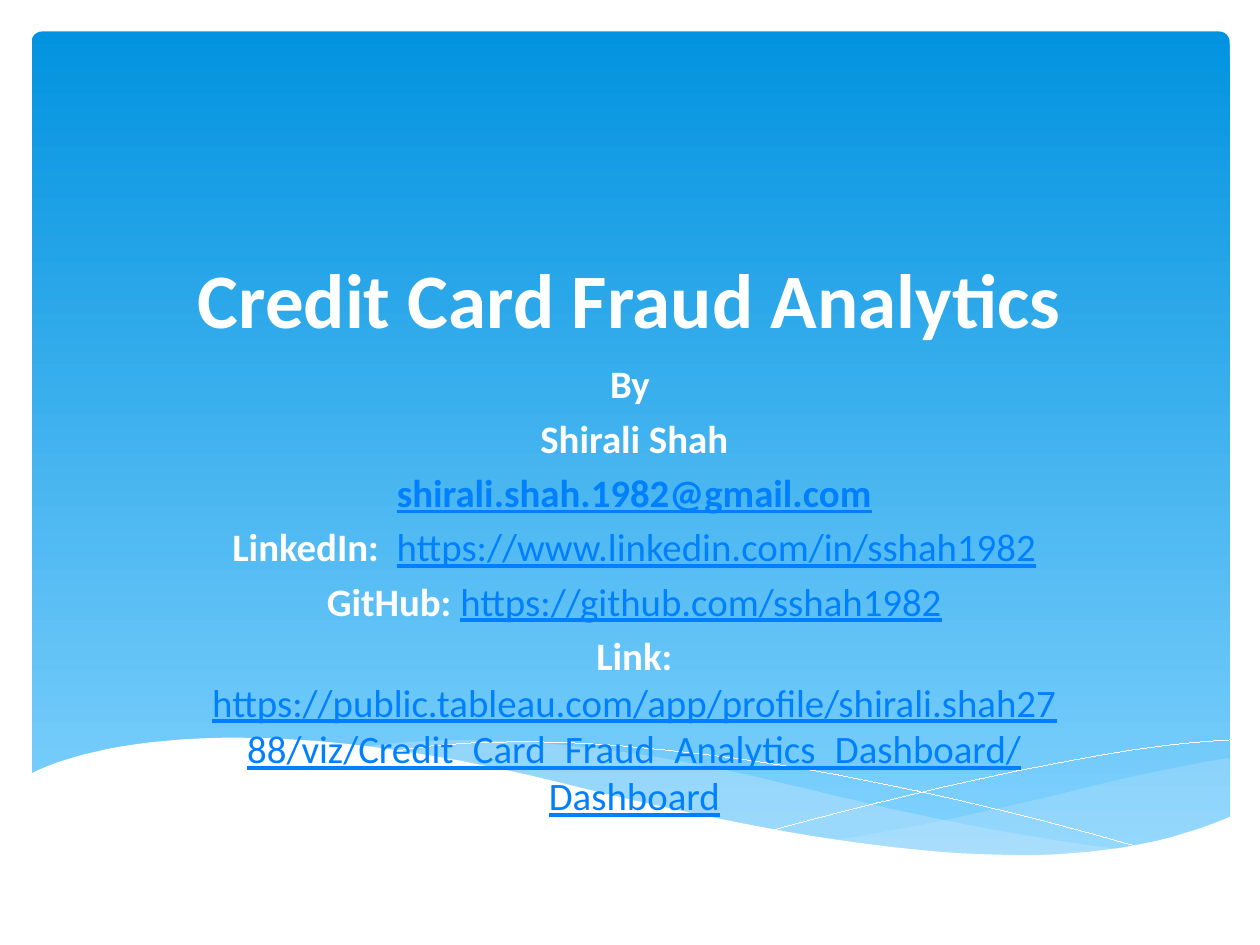
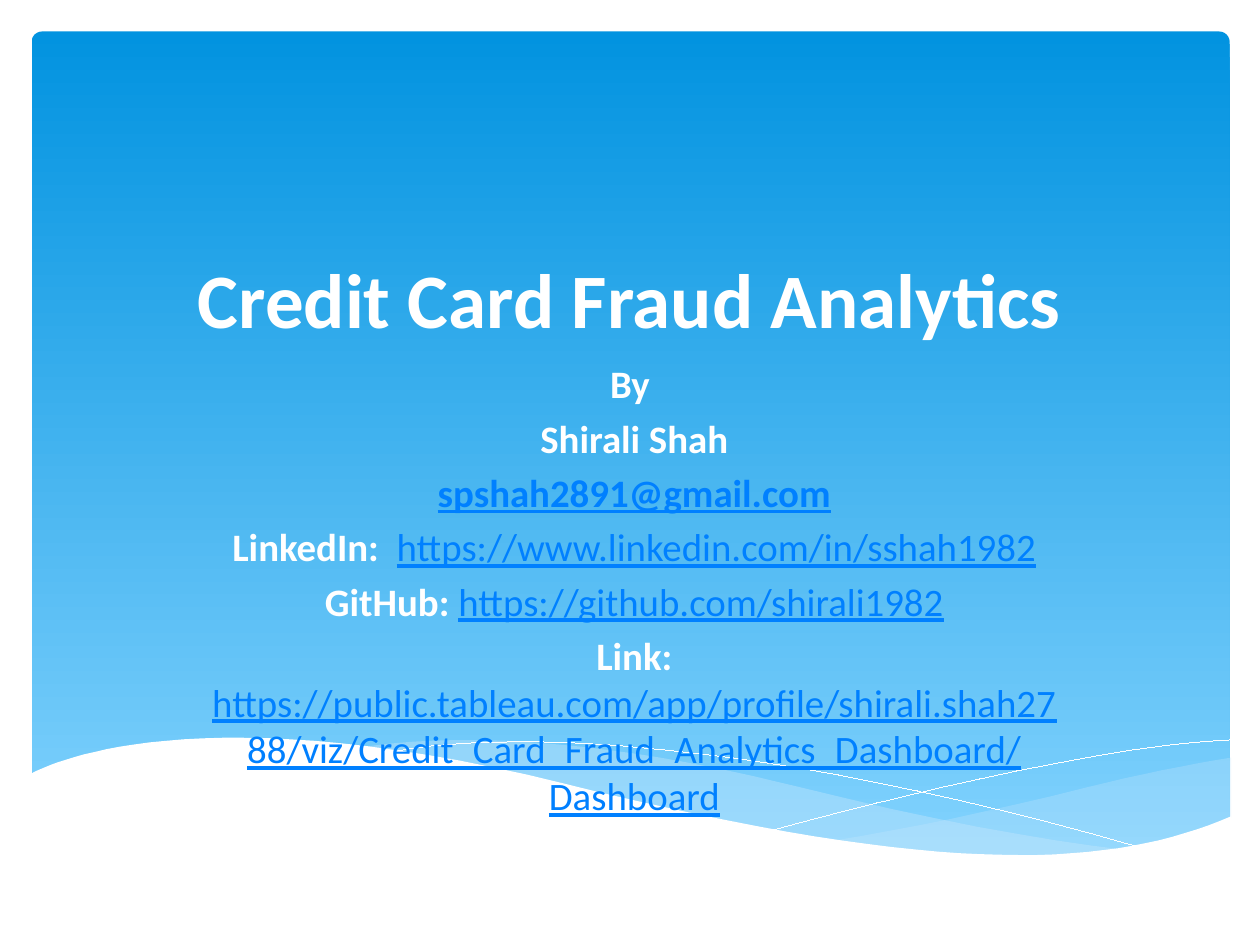
Before and after one commit to shirali1982/Tableau_Dashboards, a slide deck: slide 1 of Credit Card Fraud Analytics Dashboard/presentation/Credit_Card_Fraud_Analytics.pptx. Drawn at 1260x945 pixels with LibreOffice and Linux fonts; fonts in the diff are those of the drawing. Boxes give left, top, right and bottom in pixels: in the first picture for what was removed or moved away, otherwise in the second. Text is boxed around its words. In the diff, an @@ line names an element or a change of style, - is before the commit and + after.

```diff
--- a/Credit Card Fraud Analytics Dashboard/presentation/Credit_Card_Fraud_Analytics.pptx
+++ b/Credit Card Fraud Analytics Dashboard/presentation/Credit_Card_Fraud_Analytics.pptx
@@ subtitle at [438,480,831,513]: text changed @@
-shirali.shah.1982@gmail.com
+spshah2891@gmail.com
@@ subtitle at [325,589,943,623]: text changed @@
-GitHub: https://github.com/sshah1982
+GitHub: https://github.com/shirali1982
```
Also in this commit, not shown: 1 other slide changed.
